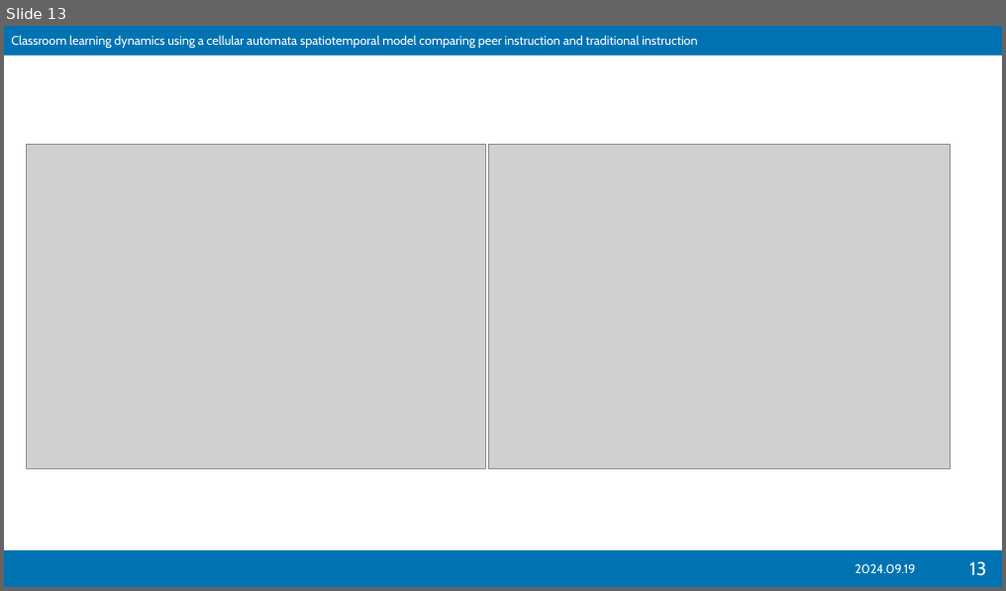
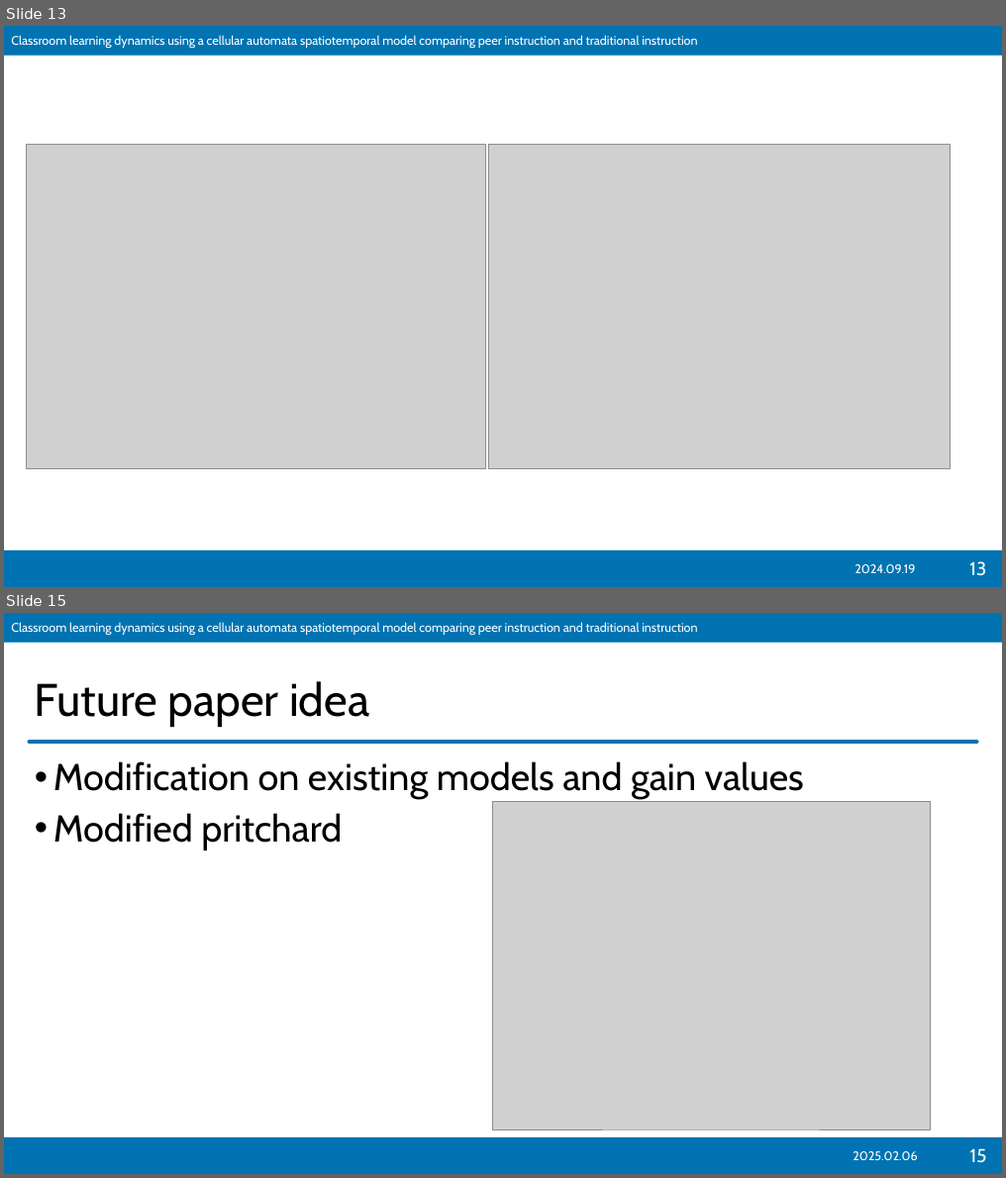
Before and after one commit to ioakimsy/BS-Thesis, a slide deck: documents/202425s2-RM-Slides-Sy.pptx. Shown one above the other, each under a label of ours: slide 13 before the commit, slides 13 and 15 after it; the slides between them are not shown. The pictures are 1006x591 and 1006x1178 pixels, drawn with LibreOffice and Linux fonts; fonts in the diff are those of the drawing; grey boxes stand for pictures; background and template pictures are left out. Boxes give left, top, right and bottom in pixels: in the first picture for what was removed or moved away, otherwise in the second. Text is boxed around its words. In the diff, an @@ line names an element or a change of style, - is before the commit and + after.

```diff
--- a/documents/202425s2-RM-Slides-Sy.pptx
+++ b/documents/202425s2-RM-Slides-Sy.pptx
@@ slide 15 added at (4,613,1002,1174), background #FFFFFF; not listed: 2 template elements that a slide beside it also shows @@
@@ title added at (35,681,369,727), 44 pt, text #000000 @@
+Future paper idea
@@ rounded rectangle added at (27,741,979,744), fill #0173B2 @@
@@ text added at (54,761,804,851), 36 pt, text #000000 @@
+• Modification on existing models and gain values
+• Modified pritchard
@@ picture added at (493,802,930,1130) @@
@@ text added at (852,1152,917,1160), 12 pt, text #FFFFFF @@
+2025.02.06
@@ page number added at (970,1149,987,1163), 18 pt, text #FFFFFF @@
+15
```
Also in this commit, not shown: 2 other slides added.
